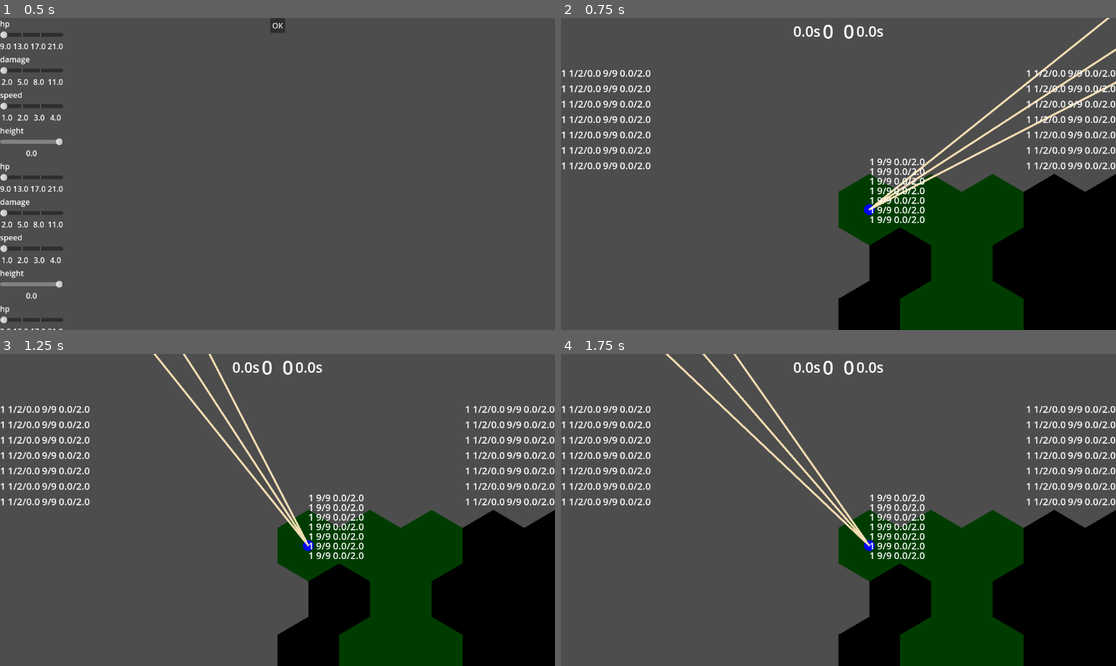
Above: before the commit, frames 1-4 (two rows, left to right).
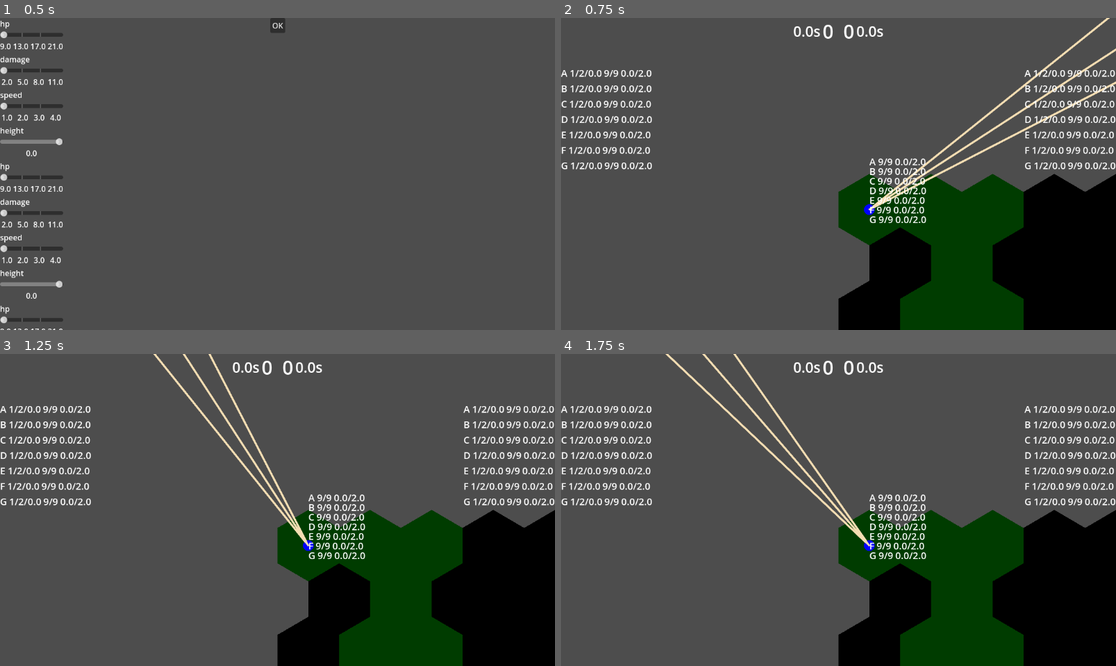
Above: after the commit, the same moments.

Repository: bendo-afk/rts2
Game: Godot game, scene res://scenes/unit_pick_screen.tscn
Two runs of this game, one before a commit and one after it. Both use one fixed random seed, a clock stepped at 60 frames per second and the inputs below.
Inputs (mouse positions are in pixels of both pictures, inside the frame that each line leads up to):
- Up to frame 1 (0.5 s): no input
- Up to frame 2 (0.75 s): click "OK" at 0.5 s
- Up to frame 3 (1.25 s): no input
- Up to frame 4 (1.75 s): move the mouse to (960, 494) at 1.27 s; hold Middle mouse button (grab_camera) from 1.28 s (still down); click (960, 494) at 1.42 s

Frame 1 is identical in both runs. In frame 2, 3.3% of the frame differs, in the area x 0-100%, y 16-66%; in frame 3, 3.3%; in frame 4, 3.3%.

Commit message:
implemented reflexion of name setting

Diff:
--- a/scripts/in_ui.gd
+++ b/scripts/in_ui.gd
@@ -1,6 +1,7 @@
 extends Control
 
 var font_size: float
+var names: Array
 
 var units: Array[Unit]
 var team: Team
@@ -27,6 +28,7 @@
 	# 2. グループ内でUIをずらす
 	for key in groups:
 		var list := groups[key]
+		list.reverse()
 		for i in list.size():
 			var u: Unit = list[i]
 			var ui := unit_to_ui[u]
@@ -35,13 +37,13 @@
 
 func setup() -> void:
 	stack_offset.y -= font_size
+	var indices: Array = [0, 0]
 	for u in units:
 		var in_hp := in_hp_scene.instantiate()
 		add_child(in_hp)
 
 		in_hp.set_font_size(font_size)
 		in_hp.unit = u
-		in_hp.set_unit_name("1")
 		in_hp.set_hp(u.hp_comp.hp, u.hp_comp.max_hp)
 
 		u.hp_comp.hp_changed.connect(in_hp.set_hp)
@@ -50,6 +52,10 @@
 		unit_to_ui[u] = in_hp
 		u.tree_exiting.connect(remove_unit.bind(u))
 
+		var team_index := 0 if u.team == team else 1
+		in_hp.set_unit_name(names[indices[team_index]])
+		indices[team_index] += 1
+
 
 func remove_unit(u: Unit) -> void:
 	unit_to_ui[u].queue_free()
--- a/scripts/side_container.gd
+++ b/scripts/side_container.gd
@@ -1,6 +1,7 @@
 extends VBoxContainer
 
 var side_size: float
+var names: Array
 
 var hp_bars: Array[HBoxContainer]
 
@@ -11,13 +12,15 @@
 
 
 func setup() -> void:
+	var i: int = 0
 	for u in units:
 		if u.team == team:
 			var hp_bar := side_hp_scene.instantiate()
 			add_child(hp_bar)
 			hp_bar.set_sizes(side_size)
 			hp_bar.set_parameters(u.move_comp.speed, u.attack_comp.damage, u.vision_comp.height)
-			hp_bar.set_unit_name("1")
+			hp_bar.set_unit_name(names[i])
+			i += 1
 			hp_bar.set_hp(u.hp_comp.hp, u.hp_comp.max_hp)
 			u.hp_comp.hp_changed.connect(hp_bar.set_hp)
 			u.attack_comp.reload_changed.connect(hp_bar.set_reload)
--- a/scripts/sides_container.gd
+++ b/scripts/sides_container.gd
@@ -2,6 +2,7 @@
 
 var side_margin: float
 var side_size: float
+var names: Array
 
 var units: Array[Unit]
 var teams: Node
@@ -19,6 +20,7 @@
 	var side_container := side_container_scene.instantiate()
 	add_child(side_container)
 	side_container.side_size = side_size
+	side_container.names = names
 	side_container.units = units
 	side_container.team = team
 	side_container.setup()
--- a/scripts/unattatched/ui_settings.gd
+++ b/scripts/unattatched/ui_settings.gd
@@ -18,3 +18,13 @@
 
 var path_color: Color = Color.WHITE
 var path_width: float = 2
+
+var names: Array = [
+	"A",
+	"B",
+	"C",
+	"D",
+	"E",
+	"F",
+	"G",
+]
--- a/scripts/world_ui.gd
+++ b/scripts/world_ui.gd
@@ -23,7 +23,9 @@
 	ui_canvas.top_container.cd_size = ui_settings.cd_size
 	ui_canvas.sides_container.side_margin = ui_settings.side_margin
 	ui_canvas.sides_container.side_size = ui_settings.side_size
+	ui_canvas.sides_container.names = ui_settings.names
 	ui_canvas.in_ui.font_size = ui_settings.in_size
+	ui_canvas.in_ui.names = ui_settings.names
 
 	path_ui.line_color = ui_settings.path_color
 	path_ui.line_width = ui_settings.path_width
